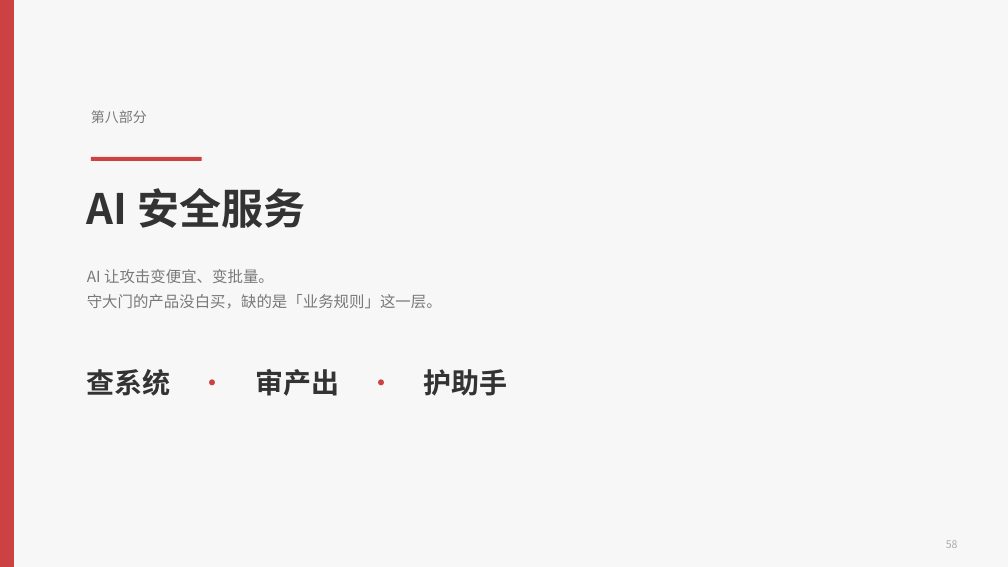
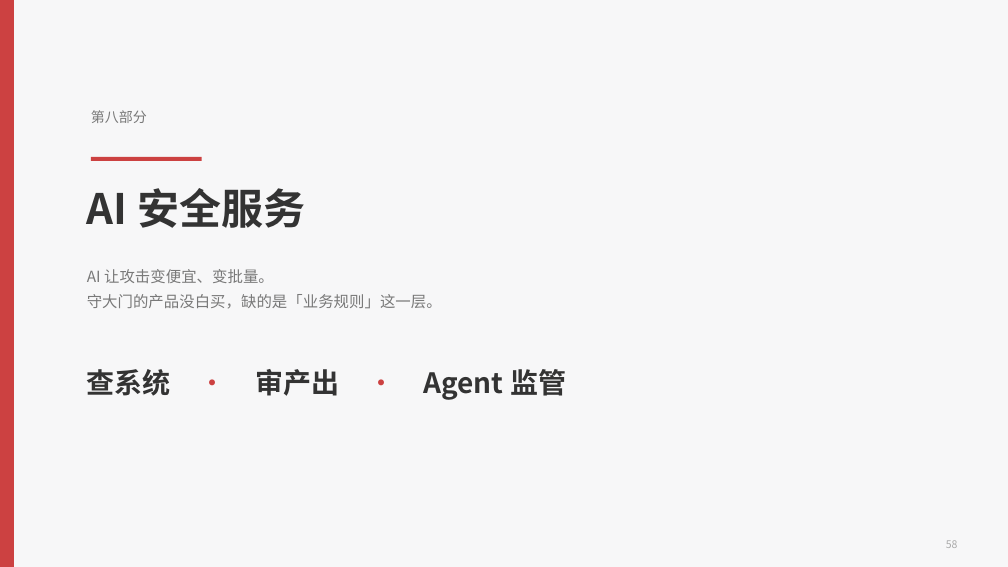
Before and after one commit to hveraus/ssw-business, a slide deck: slide 58 of SSW AI 业务_v2/SSW AI 业务_v3.pptx. Drawn at 1008x567 pixels with LibreOffice and Linux fonts; fonts in the diff are those of the drawing. Boxes give left, top, right and bottom in pixels: in the first picture for what was removed or moved away, otherwise in the second. Text is boxed around its words. In the diff, an @@ line names an element or a change of style, - is before the commit and + after.

Commit message:
把「护 AI 助手」的说法统一改为「Agent 监管」
- P58 分隔页导览：查系统 · 审产出 · Agent 监管
- P59 三项服务标题与第三张卡（Agent 运行中 / Agent 监管）
- P63 服务三标题：服务三 · Agent 监管：请求先过闸门
- P60 表格「还要补什么」：加 Agent 监管
- 目录第八章描述同步；正文其余「AI 助手」作为被监管对象的称呼保留不变

```diff
--- a/SSW AI 业务_v2/SSW AI 业务_v3.pptx
+++ b/SSW AI 业务_v2/SSW AI 业务_v3.pptx
@@ text at bbox=[87, 369, 566, 400]: text changed @@
-查系统 · 审产出 · 护助手
+查系统 · 审产出 · Agent 监管
```
Also in this commit, not shown: 4 other slides changed, 2 other files.
